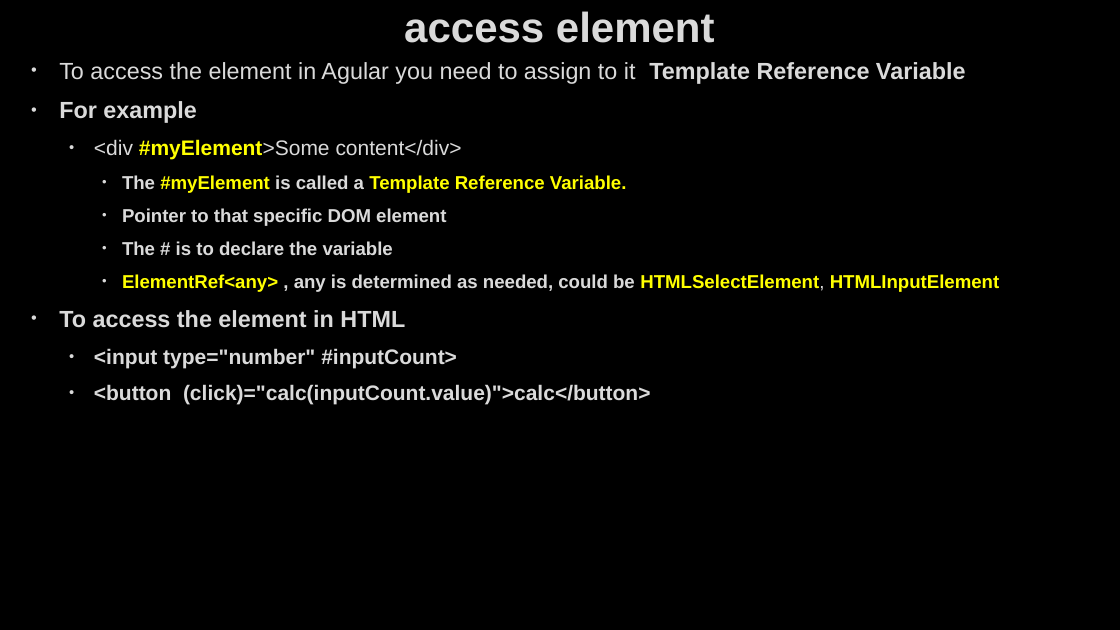
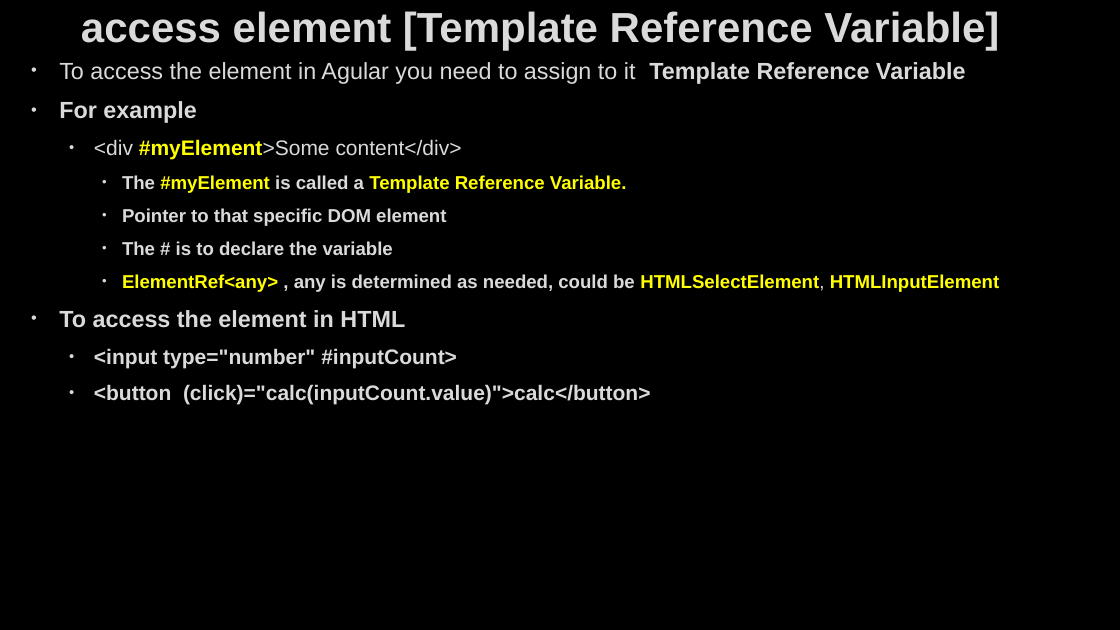
Before and after one commit to AhmedMohamedSamir1/Summary, a slide deck: slide 35 of Angular & type script/Angular.pptx. Drawn at 1120x630 pixels with LibreOffice and Linux fonts; fonts in the diff are those of the drawing; background and template pictures are left out. Boxes give left, top, right and bottom in pixels: in the first picture for what was removed or moved away, otherwise in the second. Text is boxed around its words. In the diff, an @@ line names an element or a change of style, - is before the commit and + after.

```diff
--- a/Angular & type script/Angular.pptx
+++ b/Angular & type script/Angular.pptx
@@ title at (81,11,999,51): text changed @@
-access element
+access element [Template Reference Variable]
```
Also in this commit, not shown: 6 other slides changed, 25 slides added, 7 other files.
